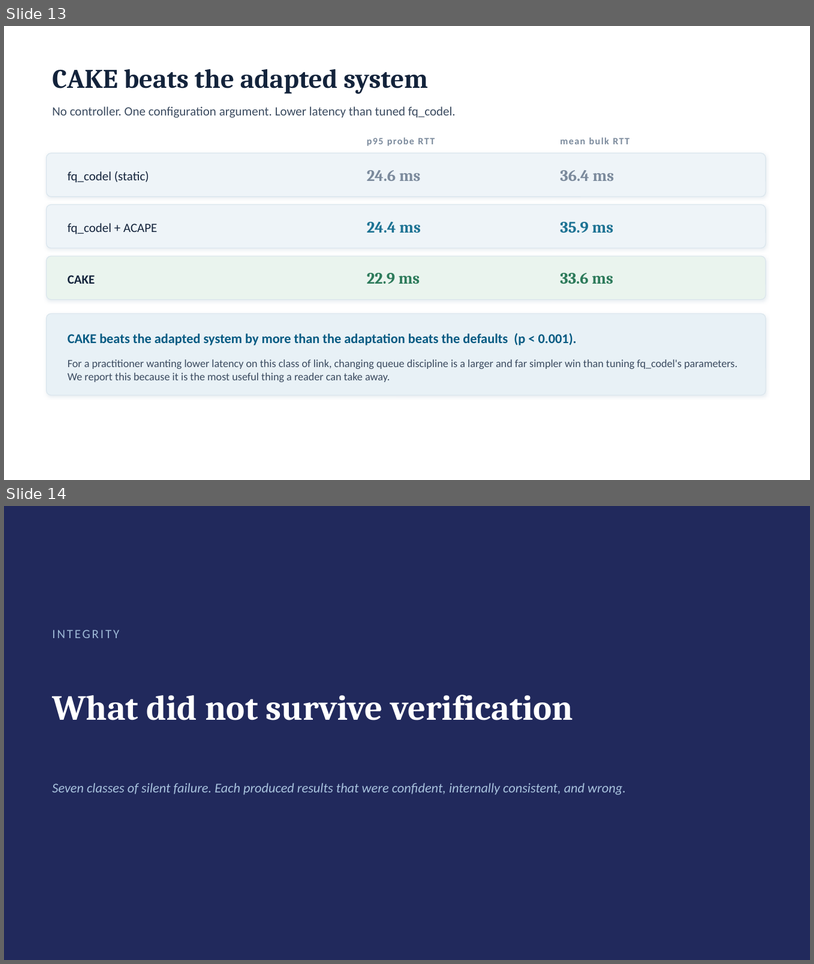
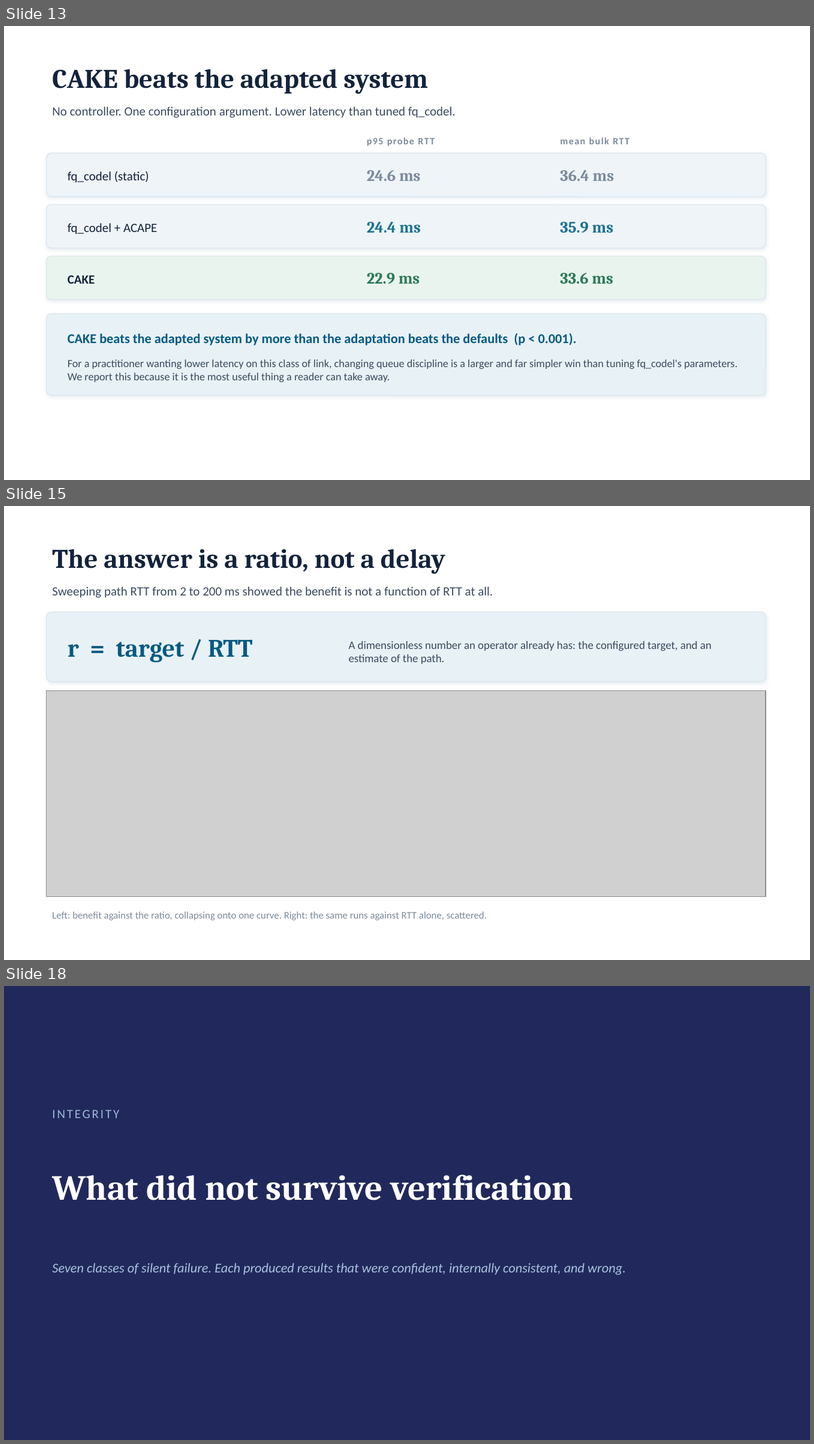
Before and after one commit to Amritha902/ccn-linux-qdisc-study, a slide deck: deck/ACAPE_2026.pptx. Shown one above the other, each under a label of ours: slides 13 and 14 before the commit, slides 13, 15 and 18 after it; the slides between them are not shown. The pictures are 814x964 and 814x1444 pixels, drawn with LibreOffice and Linux fonts; fonts in the diff are those of the drawing; grey boxes stand for pictures. Boxes give left, top, right and bottom in pixels: in the first picture for what was removed or moved away, otherwise in the second. Text is boxed around its words. In the diff, an @@ line names an element or a change of style, - is before the commit and + after.

```diff
--- a/deck/ACAPE_2026.pptx
+++ b/deck/ACAPE_2026.pptx
@@ slide 15 added at (4,506,810,960), background #FFFFFF @@
@@ text added at (52,549,446,574), 32 pt, text #13233B, bold @@
+The answer is a ratio, not a delay
@@ text added at (52,586,493,598), 15 pt, text #3A4A5F @@
+Sweeping path RTT from 2 to 200 ms showed the benefit is not a function of RTT at all.
@@ rounded rectangle added at (47,612,766,681), fill #E8F1F6, outline #D8E4EC 0.75 pt @@
@@ text added at (68,640,252,663), 30 pt, text #065A82, bold @@
+r = target / RTT
@@ text added at (349,641,712,664), 13.5 pt, text #3A4A5F @@
+A dimensionless number an operator already has: the configured target, and an estimate of the path.
@@ picture added at (47,691,766,896) @@
@@ text added at (52,911,487,920), 12 pt, text #7B8A9C @@
+Left: benefit against the ratio, collapsing onto one curve. Right: the same runs against RTT alone, scattered.
@@ what was slide 14 is now slide 18 @@
```
Also in this commit, not shown: 2 slides changed, 4 other slides added, 1 slide removed, 3 other files.
